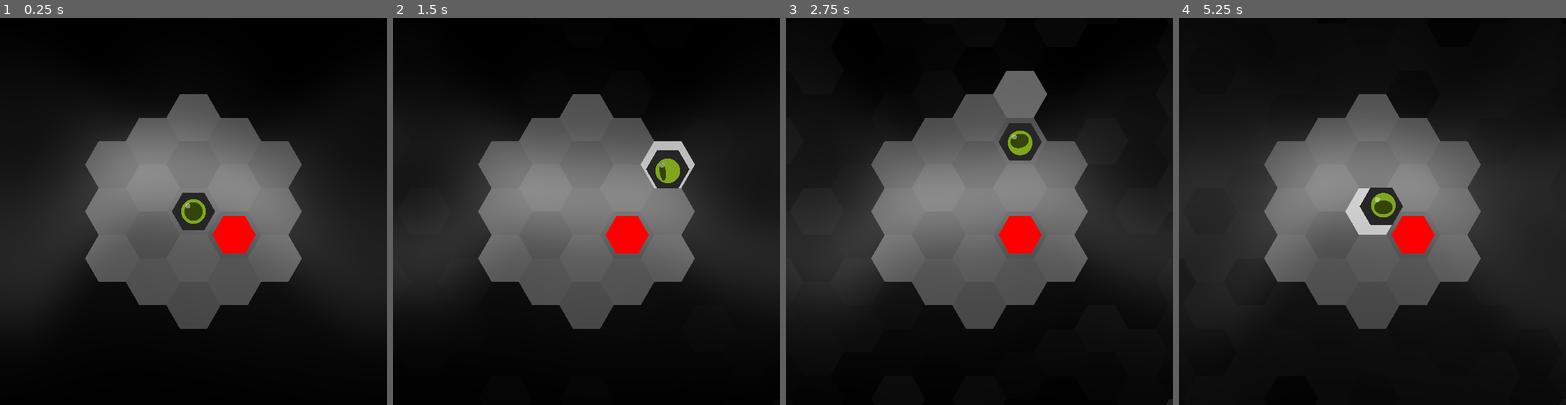
Above: before the commit, frames 1-4 (left to right).
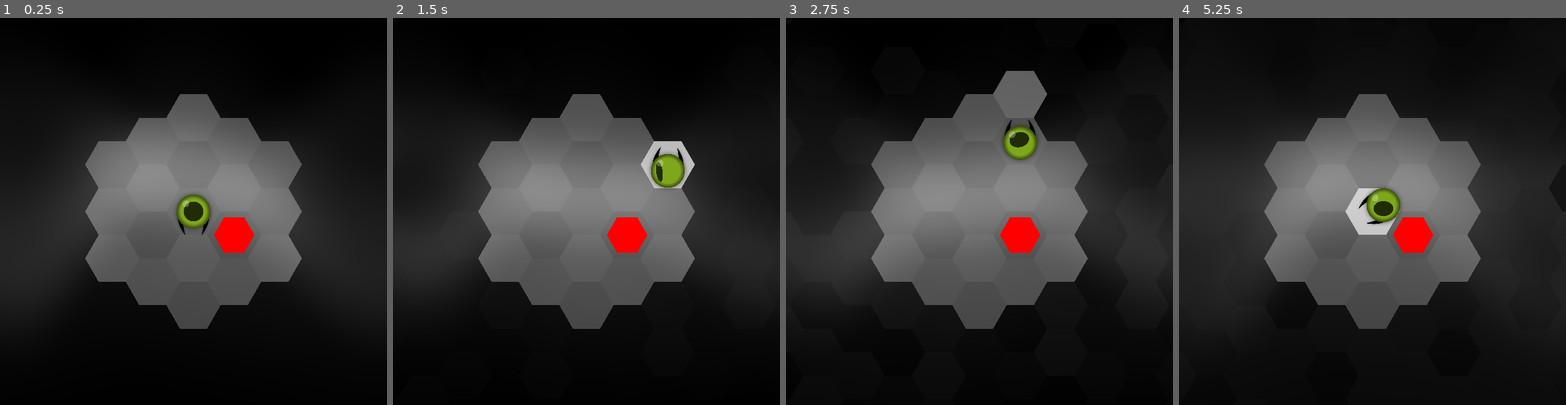
Above: after the commit, the same moments.

Repository: redpebble/sneksagon
Game: Godot game, scene res://scenes/map.tscn
Same seed, same stepped clock (60 frames per second), same inputs: the game is played once before the commit and once after it. Sound files missing from this copy of the repository are replaced by a short silence.
Inputs (mouse positions are in pixels of both pictures, inside the frame that each line leads up to):
- Up to frame 1 (0.25 s): no input
- Up to frame 2 (1.5 s): tap Enter at 0.5 s; move the mouse to (671, 192) at 0.52 s; press the mouse at (671, 192) at 0.53 s; hold D (down_right) 0.53-1.28 s; move the mouse to (509, 230) at 1.27 s; release the mouse at (509, 230) at 1.28 s; hold S (down) from 1.28 s (still down); click (509, 230) at 1.35 s
- Up to frame 3 (2.75 s): move the mouse to (1018, 126) at 2.02 s; release S (down) at 2.03 s; press the mouse at (1018, 126) at 2.03 s; hold D (down_right) from 2.03 s (still down)
- Up to frame 4 (5.25 s): move the mouse to (1353, 288) at 2.77 s; release D (down_right) at 2.78 s; release the mouse at (1353, 288) at 2.78 s; hold W (up) 2.78-3.53 s; click (1353, 288) at 2.85 s; move the mouse to (1488, 269) at 3.52 s; press the mouse at (1488, 269) at 3.53 s; hold A (down_left) 3.53-5.03 s; move the mouse to (1256, 153) at 4.27 s; release the mouse at (1256, 153) at 4.28 s; click (1256, 153) at 4.35 s; move the mouse to (1391, 211) at 5.02 s; press the mouse at (1391, 211) at 5.03 s; hold S (down) from 5.03 s (still down)

The runs differ from the first frame. In frame 1, 0.8% of the frame differs, in the area x 44-67%, y 45-61%; in frame 2, 0.7%; in frame 3, 0.8%; in frame 4, 0.8%.

Commit message:
Fangs + Eye polish+ Trying circles for body

Diff:
--- a/assets/Textures/snake_eye/snake_eye.svg
+++ b/assets/Textures/snake_eye/snake_eye.svg
@@ -7,13 +7,14 @@
    viewBox="0 0 32 32"
    version="1.1"
    id="svg1"
-   inkscape:export-filename="snake_eye\shine.png"
-   inkscape:export-xdpi="2560"
-   inkscape:export-ydpi="2560"
+   inkscape:export-filename="eye_iris.png"
+   inkscape:export-xdpi="2000"
+   inkscape:export-ydpi="2000"
    inkscape:version="1.3.2 (091e20e, 2023-11-25, custom)"
    sodipodi:docname="snake_eye.svg"
    xmlns:inkscape="http://www.inkscape.org/namespaces/inkscape"
    xmlns:sodipodi="http://sodipodi.sourceforge.net/DTD/sodipodi-0.dtd"
+   xmlns:xlink="http://www.w3.org/1999/xlink"
    xmlns="http://www.w3.org/2000/svg"
    xmlns:svg="http://www.w3.org/2000/svg">
   <sodipodi:namedview
@@ -35,7 +36,8 @@
      inkscape:window-x="-8"
      inkscape:window-y="-8"
      inkscape:window-maximized="1"
-     inkscape:current-layer="g4">
+     inkscape:current-layer="layer1"
+     inkscape:export-bgcolor="#ffffff00">
     <inkscape:grid
        id="grid1"
        units="px"
@@ -54,38 +56,99 @@
        visible="true" />
   </sodipodi:namedview>
   <defs
-     id="defs1" />
+     id="defs1">
+    <linearGradient
+       id="linearGradient2"
+       inkscape:collect="always">
+      <stop
+         style="stop-color:#000000;stop-opacity:0;"
+         offset="0.73322147"
+         id="stop2" />
+      <stop
+         style="stop-color:#000000;stop-opacity:1;"
+         offset="1"
+         id="stop3" />
+    </linearGradient>
+    <radialGradient
+       inkscape:collect="always"
+       xlink:href="#linearGradient2"
+       id="radialGradient3"
+       cx="16"
+       cy="16"
+       fx="16"
+       fy="16"
+       r="12"
+       gradientUnits="userSpaceOnUse" />
+    <filter
+       inkscape:collect="always"
+       style="color-interpolation-filters:sRGB"
+       id="filter7"
+       x="-0.12155038"
+       y="-0.12155038"
+       width="1.2431008"
+       height="1.2431008">
+      <feGaussianBlur
+         inkscape:collect="always"
+         stdDeviation="1.2155038"
+         id="feGaussianBlur7" />
+    </filter>
+  </defs>
   <circle
-     style="fill:#7ea71b;fill-opacity:1"
+     style="mix-blend-mode:normal;fill:#000000;fill-opacity:1;filter:url(#filter7)"
      id="path1"
      cx="16"
      cy="16"
      r="12"
-     inkscape:label="iris" />
-  <ellipse
-     style="fill:#34440b;fill-opacity:1;stroke-width:1.41753"
-     id="path2"
-     cx="16"
-     cy="16"
-     inkscape:label="pupil"
-     rx="8.930707"
-     ry="9" />
+     inkscape:label="outer_shadow"
+     transform="matrix(1.0725867,0,0,1.0725867,-1.161386,-1.161386)" />
   <g
-     id="g4"
-     inkscape:label="Shine"
-     style="opacity:1;mix-blend-mode:normal"
-     transform="matrix(0.44444444,0,0,0.44444444,4.6666667,5.7777778)">
+     inkscape:groupmode="layer"
+     id="layer1"
+     inkscape:label="iris">
     <circle
-       style="fill:#ffffff;fill-opacity:1;stroke-width:3.75002"
-       id="path3"
-       cx="13.125"
-       cy="10.625"
-       r="5.625" />
+       style="fill:#7ea71b;fill-opacity:1"
+       id="circle6"
+       cx="16"
+       cy="16"
+       r="12"
+       inkscape:label="iris" />
+  </g>
+  <g
+     inkscape:groupmode="layer"
+     id="layer3"
+     inkscape:label="pupil">
+    <ellipse
+       style="fill:#34440b;fill-opacity:1;stroke-width:1.10252;opacity:1"
+       id="ellipse5"
+       cx="16"
+       cy="16"
+       inkscape:label="pupil"
+       rx="6.9461055"
+       ry="7" />
+  </g>
+  <g
+     inkscape:groupmode="layer"
+     id="layer5"
+     inkscape:label="overlay">
     <circle
-       style="fill:#ffffff;fill-opacity:1;stroke-width:3.75002"
+       style="fill:url(#radialGradient3);fill-opacity:1"
+       id="circle1"
+       cx="16"
+       cy="16"
+       r="12"
+       inkscape:label="inner_shadow" />
+  </g>
+  <g
+     inkscape:groupmode="layer"
+     id="layer4"
+     inkscape:label="shine">
+    <circle
+       style="display:inline;opacity:1;mix-blend-mode:normal;fill:#ffffff;fill-opacity:1;stroke-width:3.75002"
        id="circle12"
        cx="13.125"
        cy="10.625"
-       r="5.625" />
+       r="5.625"
+       transform="matrix(0.44444444,0,0,0.44444444,4.6666667,5.7777778)"
+       inkscape:label="shine" />
   </g>
 </svg>
--- /dev/null
+++ b/assets/Textures/snake_parts/fangs.svg
@@ -0,0 +1,148 @@
+<?xml version="1.0" encoding="UTF-8" standalone="no"?>
+<!-- Created with Inkscape (http://www.inkscape.org/) -->
+
+<svg
+   width="32"
+   height="32"
+   viewBox="0 0 32 32"
+   version="1.1"
+   id="svg1"
+   sodipodi:docname="fangs.svg"
+   inkscape:export-filename="fangs.png"
+   inkscape:export-xdpi="2000"
+   inkscape:export-ydpi="2000"
+   inkscape:version="1.3.2 (091e20e, 2023-11-25, custom)"
+   xmlns:inkscape="http://www.inkscape.org/namespaces/inkscape"
+   xmlns:sodipodi="http://sodipodi.sourceforge.net/DTD/sodipodi-0.dtd"
+   xmlns:xlink="http://www.w3.org/1999/xlink"
+   xmlns="http://www.w3.org/2000/svg"
+   xmlns:svg="http://www.w3.org/2000/svg">
+  <sodipodi:namedview
+     id="namedview1"
+     pagecolor="#909090"
+     bordercolor="#666666"
+     borderopacity="1.0"
+     inkscape:showpageshadow="2"
+     inkscape:pageopacity="0.0"
+     inkscape:pagecheckerboard="0"
+     inkscape:deskcolor="#d1d1d1"
+     inkscape:document-units="px"
+     showgrid="true"
+     inkscape:export-bgcolor="#ffffff00"
+     inkscape:zoom="23.806246"
+     inkscape:cx="12.916778"
+     inkscape:cy="19.553692"
+     inkscape:window-width="2560"
+     inkscape:window-height="1377"
+     inkscape:window-x="-8"
+     inkscape:window-y="-8"
+     inkscape:window-maximized="1"
+     inkscape:current-layer="layer1">
+    <inkscape:grid
+       id="grid1"
+       units="px"
+       originx="0"
+       originy="0"
+       spacingx="1"
+       spacingy="1"
+       empcolor="#3f3fff"
+       empopacity="0.25098039"
+       color="#3f3fff"
+       opacity="0.1254902"
+       empspacing="4"
+       dotted="false"
+       gridanglex="30"
+       gridanglez="30"
+       visible="true" />
+  </sodipodi:namedview>
+  <defs
+     id="defs1">
+    <linearGradient
+       id="linearGradient14"
+       inkscape:collect="always">
+      <stop
+         style="stop-color:#b1b1b1;stop-opacity:1;"
+         offset="0"
+         id="stop14" />
+      <stop
+         style="stop-color:#ffffff;stop-opacity:1;"
+         offset="1"
+         id="stop13" />
+    </linearGradient>
+    <linearGradient
+       id="linearGradient12"
+       inkscape:collect="always">
+      <stop
+         style="stop-color:#ffffff;stop-opacity:1;"
+         offset="0"
+         id="stop11" />
+      <stop
+         style="stop-color:#b1b1b1;stop-opacity:1;"
+         offset="1"
+         id="stop12" />
+    </linearGradient>
+    <linearGradient
+       inkscape:collect="always"
+       xlink:href="#linearGradient14"
+       id="linearGradient10"
+       x1="19.031242"
+       y1="28"
+       x2="19.02862"
+       y2="24.11132"
+       gradientUnits="userSpaceOnUse"
+       gradientTransform="matrix(1.3324677,0,0,1.5,-5.3559203,-14)" />
+    <linearGradient
+       inkscape:collect="always"
+       xlink:href="#linearGradient12"
+       id="linearGradient11"
+       x1="13"
+       y1="24.237337"
+       x2="12.979787"
+       y2="28.017857"
+       gradientUnits="userSpaceOnUse"
+       spreadMethod="pad"
+       gradientTransform="matrix(1.3324677,0,0,1.5,-5.3559203,-14)" />
+    <filter
+       inkscape:collect="always"
+       style="color-interpolation-filters:sRGB"
+       id="filter33"
+       x="-0.10999649"
+       y="-0.14694837"
+       width="1.219993"
+       height="1.2938967">
+      <feGaussianBlur
+         inkscape:collect="always"
+         stdDeviation="0.73474187"
+         id="feGaussianBlur33" />
+    </filter>
+  </defs>
+  <g
+     inkscape:label="shadow"
+     inkscape:groupmode="layer"
+     id="layer1"
+     style="display:inline;opacity:0.317;fill:#000000;fill-opacity:1;filter:url(#filter33)">
+    <path
+       d="m 24,16 c 0,5.999994 -1.510427,8.81829 -3.997403,12 1.332466,-4.499995 1.332468,-7.500005 1.332468,-12 z"
+       style="fill:#000000;fill-opacity:1;stroke-width:1.41375px"
+       id="path3" />
+    <path
+       style="fill:#000000;fill-opacity:1;fill-rule:nonzero;stroke:none;stroke-width:1.41375px;stroke-linecap:butt;stroke-linejoin:miter;stroke-opacity:1"
+       d="m 7.968757,16 c 0,6 1.5104241,8.818287 3.997403,12 -1.332468,-4.5 -1.332468,-7.5 -1.332468,-12 z"
+       id="path2"
+       sodipodi:nodetypes="cccc" />
+  </g>
+  <g
+     inkscape:label="Layer 1"
+     inkscape:groupmode="layer"
+     id="g33">
+    <path
+       d="m 24,16 c 0,5.999994 -1.510427,8.81829 -3.997403,12 1.332466,-4.499995 1.332468,-7.500005 1.332468,-12 z"
+       style="fill:url(#linearGradient10);fill-opacity:1;stroke-width:1.41375px"
+       id="path32" />
+    <path
+       style="fill:url(#linearGradient11);fill-opacity:1;fill-rule:nonzero;stroke:none;stroke-width:1.41375px;stroke-linecap:butt;stroke-linejoin:miter;stroke-opacity:1"
+       d="m 7.968757,16 c 0,6 1.5104241,8.818287 3.997403,12 -1.332468,-4.5 -1.332468,-7.5 -1.332468,-12 z"
+       id="path33"
+       sodipodi:nodetypes="cccc" />
+  </g>
+</svg>
--- a/scenes/eye.gd
+++ b/scenes/eye.gd
@@ -7,11 +7,11 @@
 @export_range(10, 100, 5) var tracking_speed = 10
 
 var max_mouse_distance := 120.0
-var max_pupil_offset := 150.0
+var max_pupil_offset := 140.0
 var min_scale_x = 0.3
 
 func _ready() -> void:
-	MapManager.scale_to_hex_width(self, iris.texture.get_width() * 2.2)
+	MapManager.scale_to_hex_width(self, iris.texture.get_width() * 1.2)
 
 func _process(delta: float) -> void:
 	var mouse_direction = global_position.direction_to(get_global_mouse_position())
@@ -30,5 +30,5 @@
 	pupil.scale.x  = lerp(pupil.scale.x, new_scale_x, tracking_speed * delta)
 
 	# shift the shine slowly to add weight to the motion
-	var shine_pivot = mouse_direction.normalized() * 10
+	var shine_pivot = mouse_direction.normalized() * 15
 	shine.offset = lerp(shine.offset, shine_pivot, tracking_speed * delta * 0.2)
--- /dev/null
+++ b/scenes/fangs.gd
@@ -0,0 +1,25 @@
+extends Sprite2D
+
+
+var rotation_offset = -PI/2
+var rotation_tween : Tween = null
+
+var point_direction = rotation
+
+func _ready() -> void:
+	MapManager.scale_to_hex_width(self, texture.get_size().x * 0.85)
+
+func match_rotation_to(direction : Vector2):
+	point_direction = direction.normalized().rotated(rotation_offset).angle()
+
+func _process(delta: float) -> void:
+	rotation = lerp_angle(rotation, point_direction, 13 * delta)
+
+func close():
+	var t = create_tween().set_trans(Tween.TRANS_CIRC)
+	var orig_scale_x = scale.x
+
+	t.set_ease(Tween.EASE_IN)
+	t.tween_property(self, "scale:x", orig_scale_x * 0.4, 0.1)
+	t.set_ease(Tween.EASE_OUT)
+	t.tween_property(self, "scale:x", orig_scale_x, 0.3)
--- a/scenes/hex/hex.gd
+++ b/scenes/hex/hex.gd
@@ -11,6 +11,18 @@
 
 func _ready() -> void:
 	scale *= scale_factor
+
+func set_shape_state(state : int):
+	match(state):
+		0:
+			$Polygon2D.visible = false
+			$Circle.visible = false
+		1:
+			$Polygon2D.visible = true
+			$Circle.visible = false
+		2:
+			$Polygon2D.visible = false
+			$Circle.visible = true
 
 func swell(scale_multiplier : float, duration : float):
 	if scale_tween:
--- a/scenes/hex/hex.tscn
+++ b/scenes/hex/hex.tscn
@@ -1,9 +1,22 @@
-[gd_scene load_steps=2 format=3 uid="uid://b2k5i8r31na11"]
+[gd_scene load_steps=4 format=3 uid="uid://b2k5i8r31na11"]
 
 [ext_resource type="Script" uid="uid://bpawfpvq563jl" path="res://scenes/hex/hex.gd" id="1_b6u1t"]
+[ext_resource type="Texture2D" uid="uid://b15yv8sjscam0" path="res://assets/Textures/circle.png" id="2_wcvii"]
+[ext_resource type="Texture2D" uid="uid://ppg0l17q6cps" path="res://assets/Textures/snake_eye/outer_shadow.png" id="3_k6t16"]
 
 [node name="Hex" type="Node2D"]
 script = ExtResource("1_b6u1t")
 
 [node name="Polygon2D" type="Polygon2D" parent="."]
 polygon = PackedVector2Array(1, 0, 0.5, 0.866, -0.5, 0.866, -1, 0, -0.5, -0.866, 0.5, -0.866)
+
+[node name="Circle" type="Sprite2D" parent="."]
+visible = false
+scale = Vector2(0.00270996, 0.00270996)
+texture = ExtResource("2_wcvii")
+
+[node name="Shadow" type="Sprite2D" parent="Circle"]
+modulate = Color(1, 1, 1, 0.298039)
+show_behind_parent = true
+scale = Vector2(1.21076, 1.21076)
+texture = ExtResource("3_k6t16")
--- a/scenes/hex/object_hex.gd
+++ b/scenes/hex/object_hex.gd
@@ -9,7 +9,7 @@
 var move_tween : Tween = null
 
 func _ready() -> void:
-	scale_factor = 0.8
+	scale_factor = 0.75
 	z_index = 10
 	super()
 
--- a/scenes/singleton/map_manager.gd
+++ b/scenes/singleton/map_manager.gd
@@ -190,8 +190,8 @@
 func begin_background_pulse():
 	var pulse_interval = 0.03
 	var all_coords = background.keys()
+	all_coords.shuffle()
 	while not all_coords.is_empty():
 		var hex = background[all_coords.pop_back()]
 		hex.loop(hex.pulse.bind(0.15, 8.0), 0.3)
-		all_coords.shuffle()
 		await get_tree().create_timer(pulse_interval).timeout
--- a/scenes/snake.gd
+++ b/scenes/snake.gd
@@ -14,6 +14,7 @@
 @onready var collide_sfx = $CollideSFX
 @onready var move_timer = $MoveTimer
 @onready var input_parser = $InputParser
+@onready var fangs = $HeadCosmetics/Fangs
 
 var snake_hex_scene = preload("res://scenes/hex/snake_hex.tscn")
 var head : SnakeHex = null
@@ -71,6 +72,10 @@
 		head.propagate(head.move.bind(to_coords, move_interval))
 		if automatic_movement:
 			move_timer.start(move_interval)
+
+	var dest_position = MapManager.get_hex_world_position(to_coords)
+	var move_direction = global_position.direction_to(dest_position)
+	fangs.match_rotation_to(move_direction)
 
 func is_moving() -> bool:
 	if head:
@@ -146,6 +151,7 @@
 			if is_collectable:
 				head.propagate(head.swell.bind(1.15, 0.3), 0.15)
 				e.eat()
+				fangs.close()
 				extend()
 
 			if is_obstacle:
@@ -176,6 +182,7 @@
 ## Creates the base segment of a snake at the given coordinates.
 func make_head(hex_coords : Vector2) -> void:
 	head = MapManager.create_hex(snake_hex_scene.instantiate(), hex_coords, MapManager.Layers.ENTITIES, color.lightened(0.15))
+	head.set_shape_state(0)
 	if automatic_movement:
 		move_timer.start(move_interval)
 
@@ -184,6 +191,7 @@
 	var tail := get_tail()
 	if tail:
 		var new_hex : SnakeHex = MapManager.create_hex(snake_hex_scene.instantiate(), tail.grid_coords, MapManager.Layers.ENTITIES, color)
+		new_hex.set_shape_state(2)
 		tail.next_segment = new_hex
 		new_hex.prev_segment = tail
 
--- a/scenes/snake.tscn
+++ b/scenes/snake.tscn
@@ -1,14 +1,18 @@
-[gd_scene load_steps=10 format=3 uid="uid://ddta8mux3pdy3"]
+[gd_scene load_steps=14 format=3 uid="uid://ddta8mux3pdy3"]
 
 [ext_resource type="Script" uid="uid://dniflly1p6vxu" path="res://scenes/snake.gd" id="1_a5f6l"]
 [ext_resource type="Script" uid="uid://yi24ab38vuqq" path="res://general/VariableStreamPlayer2D.gd" id="2_yc36x"]
 [ext_resource type="Script" uid="uid://562ot6hqud1j" path="res://scenes/hex/input_parser.gd" id="3_auphx"]
 [ext_resource type="AudioStream" uid="uid://dwgrjciogt6xm" path="res://assets/Audio/SFX/select_1.wav" id="3_l4b1q"]
 [ext_resource type="AudioStream" uid="uid://bdnxvfuec111i" path="res://assets/Audio/SFX/collide.wav" id="5_4j5f3"]
+[ext_resource type="Texture2D" uid="uid://cmtd0nxrr0tuk" path="res://assets/Textures/snake_parts/fangs.png" id="6_21w4a"]
 [ext_resource type="Script" uid="uid://34xdm4nnjc3m" path="res://scenes/eye.gd" id="6_oj63r"]
-[ext_resource type="Texture2D" uid="uid://8skl2go7sxqs" path="res://assets/Textures/snake_eye/iris.png" id="7_f07f3"]
-[ext_resource type="Texture2D" uid="uid://doa3ubrlky82k" path="res://assets/Textures/snake_eye/pupil.png" id="8_10gix"]
-[ext_resource type="Texture2D" uid="uid://wu7afqw0spfb" path="res://assets/Textures/snake_eye/shine.png" id="9_10gix"]
+[ext_resource type="Script" uid="uid://cn4nr45ypscjj" path="res://scenes/fangs.gd" id="7_l1qxe"]
+[ext_resource type="Texture2D" uid="uid://s7xbse8eba64" path="res://assets/Textures/snake_eye/eye_iris.png" id="7_uotcb"]
+[ext_resource type="Texture2D" uid="uid://dee0sgng8vs5m" path="res://assets/Textures/snake_eye/eye_pupil.png" id="8_21w4a"]
+[ext_resource type="Texture2D" uid="uid://c0si1janrlvtd" path="res://assets/Textures/snake_eye/eye_shine.png" id="9_l1qxe"]
+[ext_resource type="Texture2D" uid="uid://cx6qmgvj6uvvh" path="res://assets/Textures/snake_eye/eye_inner_shadow.png" id="12_px58k"]
+[ext_resource type="Texture2D" uid="uid://ppg0l17q6cps" path="res://assets/Textures/snake_eye/outer_shadow.png" id="13_fwnpn"]
 
 [node name="Snake" type="Node2D"]
 script = ExtResource("1_a5f6l")
@@ -34,16 +38,33 @@
 [node name="MoveTimer" type="Timer" parent="."]
 one_shot = true
 
-[node name="Eye" type="Node2D" parent="."]
+[node name="HeadCosmetics" type="Node2D" parent="."]
+
+[node name="Fangs" type="Sprite2D" parent="HeadCosmetics"]
+modulate = Color(0, 0, 0, 1)
+z_index = 20
+texture = ExtResource("6_21w4a")
+script = ExtResource("7_l1qxe")
+
+[node name="Eye" type="Node2D" parent="HeadCosmetics"]
 z_index = 100
 script = ExtResource("6_oj63r")
 
-[node name="Iris" type="Sprite2D" parent="Eye"]
-texture = ExtResource("7_f07f3")
+[node name="OuterShadow" type="Sprite2D" parent="HeadCosmetics/Eye"]
+modulate = Color(1, 1, 1, 0.298039)
+texture = ExtResource("13_fwnpn")
 
-[node name="Pupil" type="Sprite2D" parent="Eye/Iris"]
-texture = ExtResource("8_10gix")
+[node name="Iris" type="Sprite2D" parent="HeadCosmetics/Eye"]
+texture = ExtResource("7_uotcb")
 
-[node name="Shine" type="Sprite2D" parent="Eye"]
-modulate = Color(1, 1, 1, 0.415686)
-texture = ExtResource("9_10gix")
+[node name="Pupil" type="Sprite2D" parent="HeadCosmetics/Eye/Iris"]
+modulate = Color(0.633757, 0.633757, 0.633757, 1)
+texture = ExtResource("8_21w4a")
+
+[node name="Shine" type="Sprite2D" parent="HeadCosmetics/Eye"]
+modulate = Color(1, 1, 1, 0.282353)
+texture = ExtResource("9_l1qxe")
+
+[node name="InnerShadow" type="Sprite2D" parent="HeadCosmetics/Eye"]
+modulate = Color(1, 1, 1, 0.552941)
+texture = ExtResource("12_px58k")
Binary file added: assets/Textures/circle.png
Binary file added: assets/Textures/snake_eye/eye_inner_shadow.png
Binary file added: assets/Textures/snake_eye/eye_iris.png
Binary file added: assets/Textures/snake_eye/eye_pupil.png
Binary file added: assets/Textures/snake_eye/eye_shine.png
Binary file removed: assets/Textures/snake_eye/iris.png
Binary file added: assets/Textures/snake_eye/outer_shadow.png
Binary file removed: assets/Textures/snake_eye/pupil.png
Binary file removed: assets/Textures/snake_eye/shine.png
Binary file added: assets/Textures/snake_parts/fangs.png
Not shown, added: scenes/fangs.gd.uid
